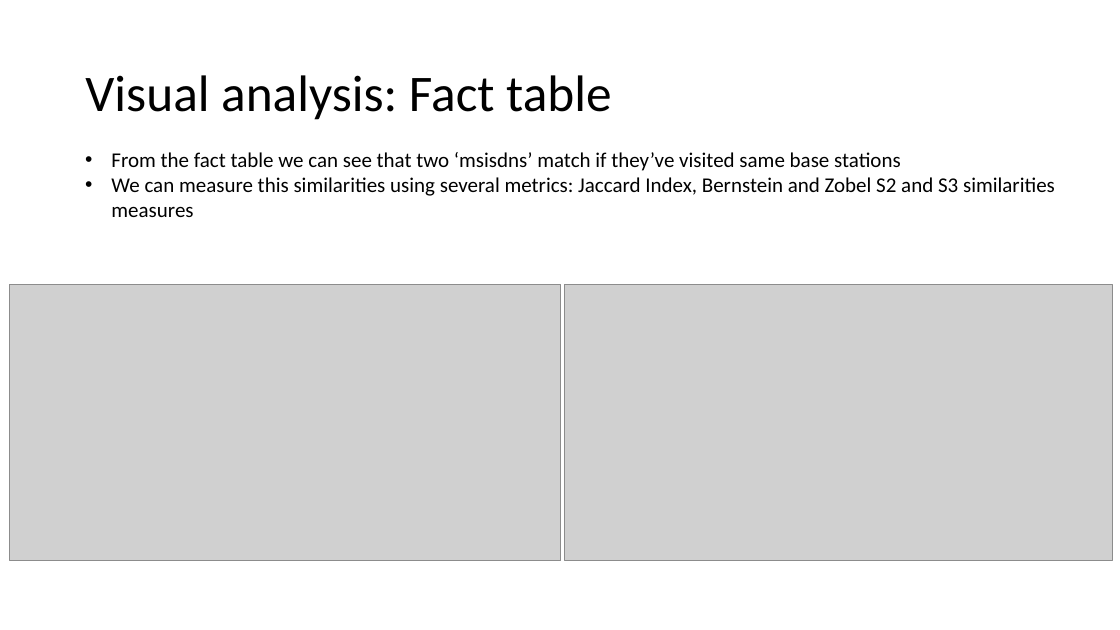
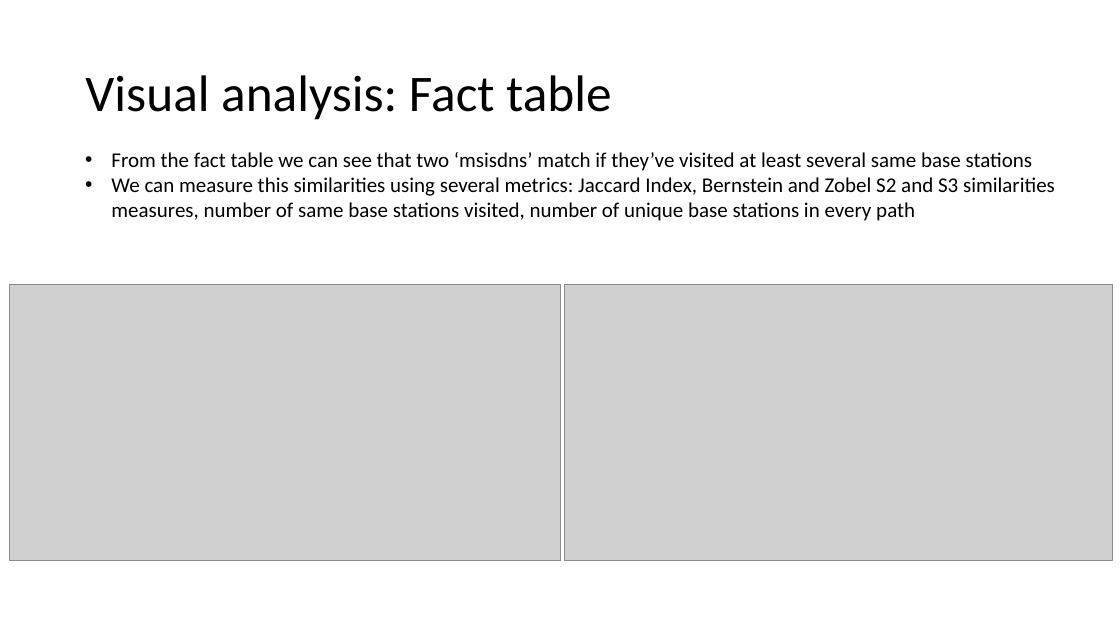
Before and after one commit to Sirorezka/Telecom_project, a slide deck: slide 7 of my_ppt.pptx (slide 6 before the commit). Drawn at 1120x630 pixels with LibreOffice and Linux fonts; fonts in the diff are those of the drawing; grey boxes stand for pictures. Boxes give left, top, right and bottom in pixels: in the first picture for what was removed or moved away, otherwise in the second. Text is boxed around its words. In the diff, an @@ line names an element or a change of style, - is before the commit and + after.

```diff
--- a/my_ppt.pptx
+++ b/my_ppt.pptx
@@ text at (111,152,1055,221): text changed @@
-• From the fact table we can see that two ‘msisdns’ match if they’ve visited same base stations
-• We can measure this similarities using several metrics: Jaccard Index, Bernstein and Zobel S2 and S3 similarities measures
+• From the fact table we can see that two ‘msisdns’ match if they’ve visited at least several same base stations
+• We can measure this similarities using several metrics: Jaccard Index, Bernstein and Zobel S2 and S3 similarities measures, number of same base stations visited, number of unique base stations in every path
```
Also in this commit, not shown: 8 other slides changed, 2 slides added, 1 slide removed, 6 other files.
